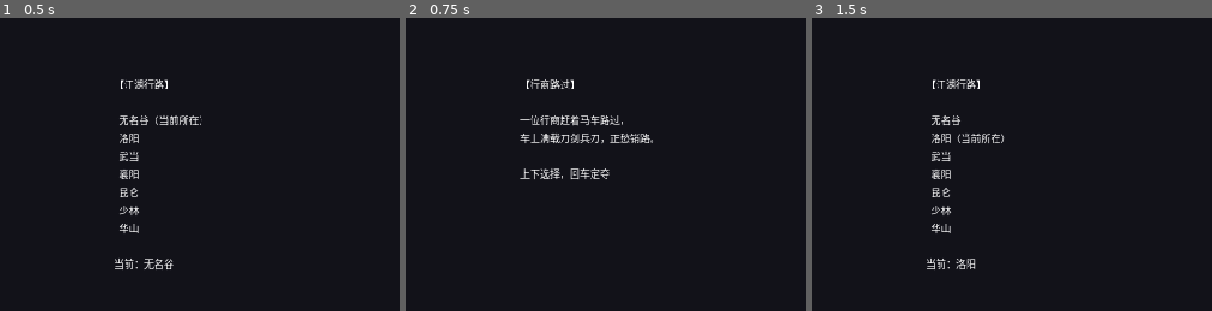
Above: before the commit, frames 1-3 (left to right).
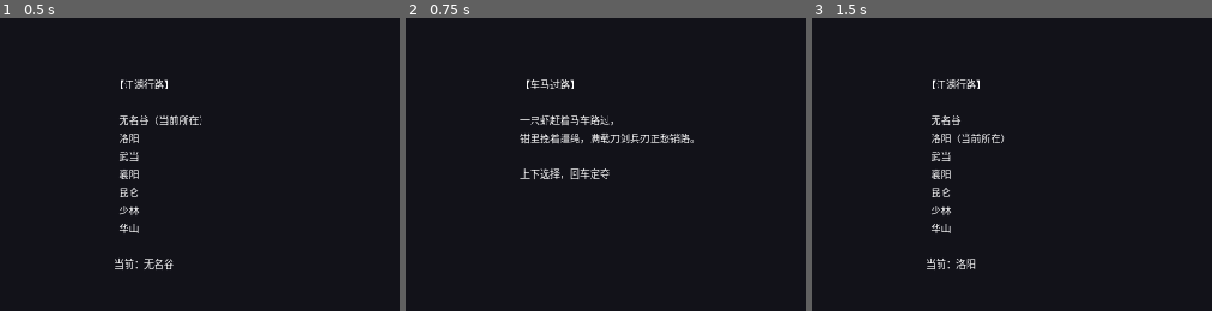
Above: after the commit, the same moments.

Repository: linxuhao/jinyong-heroes
Game: Godot game, scene res://scenes/segments/map.tscn
Two runs of this game, one before a commit and one after it. Both use one fixed random seed, a clock stepped at 60 frames per second and the inputs below. This scene is started directly instead of the project's main scene. Sound files missing from this copy of the repository are replaced by a short silence.
Inputs:
- Up to frame 1 (0.5 s): no input
- Up to frame 2 (0.75 s): click "洛阳" at 0.5 s
- Up to frame 3 (1.5 s): click "买下长剑" at 1.25 s
The pictures show only the part of the screen within x 2-52%, y 12-62%; the shares and areas given below are measured in that part.

Frame 1 is identical in both runs. In frame 2, 1.6% of the frame differs, in the area x 28-72%, y 20-44%; in frame 3, nothing differs.

Commit message:
dpe_game/t_impl: shrimp_prose_slice_frozen16 [jinyong-shrimpcopy2] (4 file(s))

Diff:
--- a/scripts/autoload/i18n.gd
+++ b/scripts/autoload/i18n.gd
@@ -267,20 +267,20 @@
 	"前朝宝藏": "Ancient Treasure",
 
 	# --- Travel events ----------------------------------------------------
-	"山道遇劫匪": "Bandits on the Mountain Road",
-	"行至山道，一伙劫匪拦住去路。\n为首之人手提钢刀，索要买路财。": "On a mountain road, bandits block your way.\nTheir leader hefts a steel saber and demands a toll.",
+	"山道遇劫": "Ambush on the Mountain Road",
+	"行至山道，一伙拦路的虾截住去路。\n为首一只长钳提着钢刀，索要买路财。": "On a mountain road a pack of shrimp blocks your way.\nTheir leader, a steel saber gripped in a long claw, demands a toll.",
 	"破财消灾": "Pay them off",
 	"出手退敌": "Drive them off",
-	"行商路过": "A Passing Merchant",
-	"一位行商赶着马车路过，\n车上满载刀剑兵刃，正愁销路。": "A merchant passes with a cart\nfull of blades, eager for buyers.",
+	"车马过路": "A Cart on the Road",
+	"一只虾赶着马车路过，\n钳里挽着缰绳，满载刀剑兵刃正愁销路。": "A shrimp drives a cart past,\nreins in its claws, the cart loaded with blades and no buyer in sight.",
 	"买下长剑": "Buy a longsword",
 	"婉拒": "Politely decline",
 	"古墓残碑": "The Broken Stele",
 	"荒野深处露出一角残碑，\n碑文似与古墓武学有关。": "Deep in the wilds a broken stele juts out;\nits inscription hints at the Ancient Tomb's arts.",
 	"入内参悟": "Study it within",
 	"谨慎绕行": "Carefully go around",
-	"老丐乞食": "An Old Beggar",
-	"巷口一名老丐伸手乞食，\n目光却在你身上暗暗打量。": "An old beggar holds out his hand at the alley mouth,\nyet his eyes quietly size you up.",
+	"巷口乞食": "Begging at the Alley Mouth",
+	"巷口一只老虾伸钳乞食，\n触须低垂，复眼却在你身上暗暗打量。": "An old shrimp begs at the alley mouth, a claw held out;\nits antennae droop, yet its compound eyes quietly size you up.",
 	"施舍": "Give alms",
 	"切磋武学": "Spar with him",
 	"古墓寒玉": "Cold Jade of the Tomb",
@@ -296,40 +296,40 @@
 	"循隙闯阵": "Slip through the gaps",
 	"阵外观潮": "Watch the tide outside",
 	"蛇胆奇效": "Miraculous Snake Gall",
-	"白驼山弟子叫卖蛇胆，\n称其大补真元，价钱不菲。": "A White Camel Mountain disciple hawks snake gall,\nclaiming great tonic power — at a steep price.",
+	"白驼山来的虾客叫卖蛇胆，\n药袋挂在触须上，称大补真元，价钱不菲。": "A White Camel Mountain shrimp hawks snake gall,\nits medicine pouch hanging from an antenna, praising its tonic power — at a steep price.",
 	"重金购之": "Pay the high price",
 	"掉头就走": "Walk away",
 	"降龙残谱": "The Torn Palm Manual",
 	"书摊上一册残破掌谱，\n隐见「降龙」二字，纸色发黄。": "On a book stall lies a tattered palm manual;\nthe faint words \"Dragon\" show on yellowed pages.",
 	"强记于心": "Memorize it",
-	"卖与书贾": "Sell it to a bookseller",
+	"卖与书铺": "Sell it to a bookshop",
 	"渡口风波": "Trouble at the Ferry",
-	"河水暴涨，渡口只余一舟，\n艄公索价甚高，爱搭不理。": "The river swells; one boat remains at the ferry.\nThe boatman demands a high price, indifferent.",
+	"河水暴涨，渡口只余一舟，\n一只虾撑舟而立，索价甚高，爱搭不理。": "The river swells; one boat remains at the ferry.\nA shrimp poling the boat demands a high price, indifferent.",
 	"付钱渡河": "Pay and cross",
 	"泅水而过": "Swim across",
 	"镖行招募": "Escort Agency Hiring",
-	"镖头缺人手，见你身手，\n便邀你押一趟去南边的镖。": "Short-handed, the escort chief sees your skill\nand invites you to guard a convoy heading south.",
+	"镖局里一只虾头领缺个帮工，见你身手，\n便邀你押一趟去南边的镖。": "The escort agency's shrimp chief, short-handed, sizes up your skill\nand invites you to guard a convoy heading south.",
 	"接下镖单": "Take the job",
 	"婉拒独行": "Decline and travel on",
 	"大理市集": "Dali Market",
-	"市集上皮甲快靴俱全，\n掌柜的拍着胸脯称分量十足。": "The market has leather armor and swift boots;\nthe shopkeeper swears by their quality.",
+	"市集上皮甲快靴俱全，\n铺里的虾拍着甲壳称分量十足。": "The market has leather armor and swift boots;\nthe shopkeeper shrimp pounds its own carapace, swearing by their quality.",
 	"购皮甲": "Buy leather armor",
 	"购快靴": "Buy swift boots",
 	"破庙夜雨": "Night Rain at the Ruined Temple",
-	"夜雨滂沱，破庙漏得厉害，\n老僧独坐，就着灯火补屋檐。": "Night rain pours through the leaking ruined temple;\nan old monk sits alone, mending eaves by lamplight.",
+	"夜雨滂沱，破庙漏得厉害，\n一只老虾独坐，就着灯火补屋檐。": "Night rain pours through the leaking ruined temple;\nan old shrimp sits alone, mending the eaves by lamplight.",
 	"帮工换宿": "Help out for lodging",
 	"檐下练剑": "Practice sword under the eaves",
 	"赌坊喧嚣": "The Gambling House",
-	"镇上赌坊彻夜喧闹，\n有人一夜输光了全部盘缠。": "The town's gambling den roars all night;\nsomeone lost their whole travel purse by dawn.",
+	"镇上赌坊彻夜喧闹，\n一只虾一夜输光了全部盘缠。": "The town's gambling den roars all night;\na shrimp gambled away its whole travel purse by dawn.",
 	"入局三把": "Play three rounds",
 	"袖手旁观": "Just watch",
 	"全真抄经": "Scriptures at Quanzhen",
-	"全真宫外老道伏案抄经，\n见你驻足，递来一卷道德经。": "Outside the Quanzhen palace an old Taoist copies scripture;\nseeing you pause, he offers a Daodejing scroll.",
+	"全真宫外一只老虾伏案抄经，\n见你驻足，伸钳递来一卷道德经。": "Outside the Quanzhen palace an old shrimp copies scripture;\nseeing you pause, it extends a claw offering a Daodejing scroll.",
 	"随他抄经": "Copy with him",
 	"求教剑理": "Ask about sword theory",
 	"遗落的褡裢": "The Lost Satchel",
-	"路旁褡裢里散着银两，\n四下无人，只有风声掠过草叶。": "Silver spills from a satchel by the road.\nNo one around — only wind through the grass.",
-	"送还失主": "Find the owner",
+	"路旁褡裢里散着银两，\n四下不见虾影，只有风声掠过草叶。": "Silver spills from a satchel by the road.\nNo shrimp in sight — only wind through the grass.",
+	"归还失物": "Return the lost goods",
 	"收起走人": "Pocket it and go",
 	"河滩论剑": "Sword Debate at the Riverbank",
 	"河滩上两派剑客各立一端，\n口舌已僵，都请你执剑裁断。": "Two swordsmen stand at opposite ends of the riverbank;\nwords have failed, both ask you to settle it with steel.",
--- a/scripts/data/event_data.gd
+++ b/scripts/data/event_data.gd
@@ -25,14 +25,14 @@
 ## + 20 appended rows 2026-08-31 (jinyong-event-pool-36: riverside_duel ... fallen_rider).
 const TABLE: Array = [
 	{
-		"id": "bandits", "title": "山道遇劫匪",
-		"text": "行至山道，一伙劫匪拦住去路。\n为首之人手提钢刀，索要买路财。",
+		"id": "bandits", "title": "山道遇劫",
+		"text": "行至山道，一伙拦路的虾截住去路。\n为首一只长钳提着钢刀，索要买路财。",
 		"option_a": {"label": "破财消灾", "effects": [{"type": "silver", "value": -10, "target": ""}]},
 		"option_b": {"label": "出手退敌", "effects": [{"type": "attr", "value": 1, "target": "bone"}]},
 	},
 	{
-		"id": "merchant", "title": "行商路过",
-		"text": "一位行商赶着马车路过，\n车上满载刀剑兵刃，正愁销路。",
+		"id": "merchant", "title": "车马过路",
+		"text": "一只虾赶着马车路过，\n钳里挽着缰绳，满载刀剑兵刃正愁销路。",
 		"option_a": {"label": "买下长剑", "effects": [{"type": "silver", "value": -20, "target": ""}, {"type": "item", "value": 0, "target": "eq_sword_3"}]},
 		"option_b": {"label": "婉拒", "effects": [{"type": "none", "value": 0, "target": ""}]},
 	},
@@ -43,8 +43,8 @@
 		"option_b": {"label": "谨慎绕行", "effects": [{"type": "attr", "value": 1, "target": "fortune"}]},
 	},
 	{
-		"id": "beggar", "title": "老丐乞食",
-		"text": "巷口一名老丐伸手乞食，\n目光却在你身上暗暗打量。",
+		"id": "beggar", "title": "巷口乞食",
+		"text": "巷口一只老虾伸钳乞食，\n触须低垂，复眼却在你身上暗暗打量。",
 		"option_a": {"label": "施舍", "effects": [{"type": "silver", "value": -5, "target": ""}, {"type": "attr", "value": 1, "target": "fortune"}]},
 		"option_b": {"label": "切磋武学", "effects": [{"type": "practice", "value": 2, "target": ""}]},
 	},
@@ -68,7 +68,7 @@
 	},
 	{
 		"id": "snake_bile", "title": "蛇胆奇效",
-		"text": "白驼山弟子叫卖蛇胆，\n称其大补真元，价钱不菲。",
+		"text": "白驼山来的虾客叫卖蛇胆，\n药袋挂在触须上，称大补真元，价钱不菲。",
 		"option_a": {"label": "重金购之", "effects": [{"type": "silver", "value": -15, "target": ""}, {"type": "attr", "value": 2, "target": "bone"}]},
 		"option_b": {"label": "掉头就走", "effects": [{"type": "attr", "value": 1, "target": "fortune"}]},
 	},
@@ -76,48 +76,48 @@
 		"id": "dragon_scrap", "title": "降龙残谱",
 		"text": "书摊上一册残破掌谱，\n隐见「降龙」二字，纸色发黄。",
 		"option_a": {"label": "强记于心", "effects": [{"type": "practice", "value": 4, "target": ""}]},
-		"option_b": {"label": "卖与书贾", "effects": [{"type": "silver", "value": 25, "target": ""}]},
+		"option_b": {"label": "卖与书铺", "effects": [{"type": "silver", "value": 25, "target": ""}]},
 	},
 	{
 		"id": "flood_ferry", "title": "渡口风波",
-		"text": "河水暴涨，渡口只余一舟，\n艄公索价甚高，爱搭不理。",
+		"text": "河水暴涨，渡口只余一舟，\n一只虾撑舟而立，索价甚高，爱搭不理。",
 		"option_a": {"label": "付钱渡河", "effects": [{"type": "silver", "value": -10, "target": ""}]},
 		"option_b": {"label": "泅水而过", "effects": [{"type": "attr", "value": 1, "target": "inner"}]},
 	},
 	{
 		"id": "escort_job", "title": "镖行招募",
-		"text": "镖头缺人手，见你身手，\n便邀你押一趟去南边的镖。",
+		"text": "镖局里一只虾头领缺个帮工，见你身手，\n便邀你押一趟去南边的镖。",
 		"option_a": {"label": "接下镖单", "effects": [{"type": "silver", "value": 22, "target": ""}]},
 		"option_b": {"label": "婉拒独行", "effects": [{"type": "attr", "value": 1, "target": "wisdom"}]},
 	},
 	{
 		"id": "dali_market", "title": "大理市集",
-		"text": "市集上皮甲快靴俱全，\n掌柜的拍着胸脯称分量十足。",
+		"text": "市集上皮甲快靴俱全，\n铺里的虾拍着甲壳称分量十足。",
 		"option_a": {"label": "购皮甲", "effects": [{"type": "silver", "value": -18, "target": ""}, {"type": "item", "value": 0, "target": "eq_armor_2"}, {"type": "attr", "value": 1, "target": "bone"}]},
 		"option_b": {"label": "购快靴", "effects": [{"type": "silver", "value": -14, "target": ""}, {"type": "item", "value": 0, "target": "eq_boots_2"}]},
 	},
 	{
 		"id": "night_rain", "title": "破庙夜雨",
-		"text": "夜雨滂沱，破庙漏得厉害，\n老僧独坐，就着灯火补屋檐。",
+		"text": "夜雨滂沱，破庙漏得厉害，\n一只老虾独坐，就着灯火补屋檐。",
 		"option_a": {"label": "帮工换宿", "effects": [{"type": "silver", "value": -6, "target": ""}, {"type": "attr", "value": 1, "target": "bone"}]},
 		"option_b": {"label": "檐下练剑", "effects": [{"type": "practice", "value": 2, "target": ""}]},
 	},
 	{
 		"id": "gambling_den", "title": "赌坊喧嚣",
-		"text": "镇上赌坊彻夜喧闹，\n有人一夜输光了全部盘缠。",
+		"text": "镇上赌坊彻夜喧闹，\n一只虾一夜输光了全部盘缠。",
 		"option_a": {"label": "入局三把", "effects": [{"type": "silver", "value": 30, "target": ""}]},
 		"option_b": {"label": "袖手旁观", "effects": [{"type": "attr", "value": 2, "target": "fortune"}]},
 	},
 	{
 		"id": "quanzhen_scripture", "title": "全真抄经",
-		"text": "全真宫外老道伏案抄经，\n见你驻足，递来一卷道德经。",
+		"text": "全真宫外一只老虾伏案抄经，\n见你驻足，伸钳递来一卷道德经。",
 		"option_a": {"label": "随他抄经", "effects": [{"type": "attr", "value": 2, "target": "wisdom"}]},
 		"option_b": {"label": "求教剑理", "effects": [{"type": "silver", "value": -5, "target": ""}, {"type": "practice", "value": 3, "target": ""}]},
 	},
 	{
 		"id": "lost_purse", "title": "遗落的褡裢",
-		"text": "路旁褡裢里散着银两，\n四下无人，只有风声掠过草叶。",
-		"option_a": {"label": "送还失主", "effects": [{"type": "attr", "value": 2, "target": "fortune"}]},
+		"text": "路旁褡裢里散着银两，\n四下不见虾影，只有风声掠过草叶。",
+		"option_a": {"label": "归还失物", "effects": [{"type": "attr", "value": 2, "target": "fortune"}]},
 		"option_b": {"label": "收起走人", "effects": [{"type": "silver", "value": 20, "target": ""}]},
 	},
 	{
--- a/tests/test_event_data.gd
+++ b/tests/test_event_data.gd
@@ -156,7 +156,7 @@
 }
 
 const ROW_TITLES := {
-	"bandits": "山道遇劫匪", "merchant": "行商路过", "ruins": "古墓残碑", "beggar": "老丐乞食",
+	"bandits": "山道遇劫", "merchant": "车马过路", "ruins": "古墓残碑", "beggar": "巷口乞食",
 	"tomb_bed": "古墓寒玉", "wounded_eagle": "神雕负伤", "peach_maze": "桃花迷阵",
 	"snake_bile": "蛇胆奇效", "dragon_scrap": "降龙残谱", "flood_ferry": "渡口风波",
 	"escort_job": "镖行招募", "dali_market": "大理市集", "night_rain": "破庙夜雨",
@@ -172,22 +172,22 @@
 
 ## Verbatim body text for all 36 rows (pins the text field byte-for-byte).
 const ROW_TEXTS := {
-	"bandits": "行至山道，一伙劫匪拦住去路。\n为首之人手提钢刀，索要买路财。",
-	"merchant": "一位行商赶着马车路过，\n车上满载刀剑兵刃，正愁销路。",
+	"bandits": "行至山道，一伙拦路的虾截住去路。\n为首一只长钳提着钢刀，索要买路财。",
+	"merchant": "一只虾赶着马车路过，\n钳里挽着缰绳，满载刀剑兵刃正愁销路。",
 	"ruins": "荒野深处露出一角残碑，\n碑文似与古墓武学有关。",
-	"beggar": "巷口一名老丐伸手乞食，\n目光却在你身上暗暗打量。",
+	"beggar": "巷口一只老虾伸钳乞食，\n触须低垂，复眼却在你身上暗暗打量。",
 	"tomb_bed": "荒山之中藏着一座古墓，\n石室中央横着一张寒玉床。",
 	"wounded_eagle": "一只巨雕伏在崖边，\n翅上箭伤未愈，目光如炬。",
 	"peach_maze": "海岛风送来桃花香，\n花影错落，隐成阵势。",
-	"snake_bile": "白驼山弟子叫卖蛇胆，\n称其大补真元，价钱不菲。",
+	"snake_bile": "白驼山来的虾客叫卖蛇胆，\n药袋挂在触须上，称大补真元，价钱不菲。",
 	"dragon_scrap": "书摊上一册残破掌谱，\n隐见「降龙」二字，纸色发黄。",
-	"flood_ferry": "河水暴涨，渡口只余一舟，\n艄公索价甚高，爱搭不理。",
-	"escort_job": "镖头缺人手，见你身手，\n便邀你押一趟去南边的镖。",
-	"dali_market": "市集上皮甲快靴俱全，\n掌柜的拍着胸脯称分量十足。",
-	"night_rain": "夜雨滂沱，破庙漏得厉害，\n老僧独坐，就着灯火补屋檐。",
-	"gambling_den": "镇上赌坊彻夜喧闹，\n有人一夜输光了全部盘缠。",
-	"quanzhen_scripture": "全真宫外老道伏案抄经，\n见你驻足，递来一卷道德经。",
-	"lost_purse": "路旁褡裢里散着银两，\n四下无人，只有风声掠过草叶。",
+	"flood_ferry": "河水暴涨，渡口只余一舟，\n一只虾撑舟而立，索价甚高，爱搭不理。",
+	"escort_job": "镖局里一只虾头领缺个帮工，见你身手，\n便邀你押一趟去南边的镖。",
+	"dali_market": "市集上皮甲快靴俱全，\n铺里的虾拍着甲壳称分量十足。",
+	"night_rain": "夜雨滂沱，破庙漏得厉害，\n一只老虾独坐，就着灯火补屋檐。",
+	"gambling_den": "镇上赌坊彻夜喧闹，\n一只虾一夜输光了全部盘缠。",
+	"quanzhen_scripture": "全真宫外一只老虾伏案抄经，\n见你驻足，伸钳递来一卷道德经。",
+	"lost_purse": "路旁褡裢里散着银两，\n四下不见虾影，只有风声掠过草叶。",
 	"riverside_duel": "河滩上两派剑客各立一端，\n口舌已僵，都请你执剑裁断。",
 	"ancient_bell": "荒寺暮色里铜钟自鸣，\n钟腹内壁隐有呼吸般的铭文。",
 	"poisoned_well": "荒村井水一夜发苦，\n药翁提药箱来，开口要价。",
@@ -220,14 +220,14 @@
 	"wounded_eagle": ["施药疗伤", "静观其变"],
 	"peach_maze": ["循隙闯阵", "阵外观潮"],
 	"snake_bile": ["重金购之", "掉头就走"],
-	"dragon_scrap": ["强记于心", "卖与书贾"],
+	"dragon_scrap": ["强记于心", "卖与书铺"],
 	"flood_ferry": ["付钱渡河", "泅水而过"],
 	"escort_job": ["接下镖单", "婉拒独行"],
 	"dali_market": ["购皮甲", "购快靴"],
 	"night_rain": ["帮工换宿", "檐下练剑"],
 	"gambling_den": ["入局三把", "袖手旁观"],
 	"quanzhen_scripture": ["随他抄经", "求教剑理"],
-	"lost_purse": ["送还失主", "收起走人"],
+	"lost_purse": ["归还失物", "收起走人"],
 	"riverside_duel": ["出招定胜负", "劝散取彩"],
 	"ancient_bell": ["抚钟入息", "敲钟卖铜"],
 	"poisoned_well": ["出银请药", "自学辨毒"],
@@ -384,7 +384,7 @@
 	var all1: Array = EventData.all()
 	all1[0].title = "mutated"
 	var all2: Array = EventData.all()
-	ok = _expect(ok, all2[0].title == "山道遇劫匪", "all() instances fresh")
+	ok = _expect(ok, all2[0].title == "山道遇劫", "all() instances fresh")
 	return ok
 
 
Not shown, added: final/shrimp_slice_frozen16_notes.md
